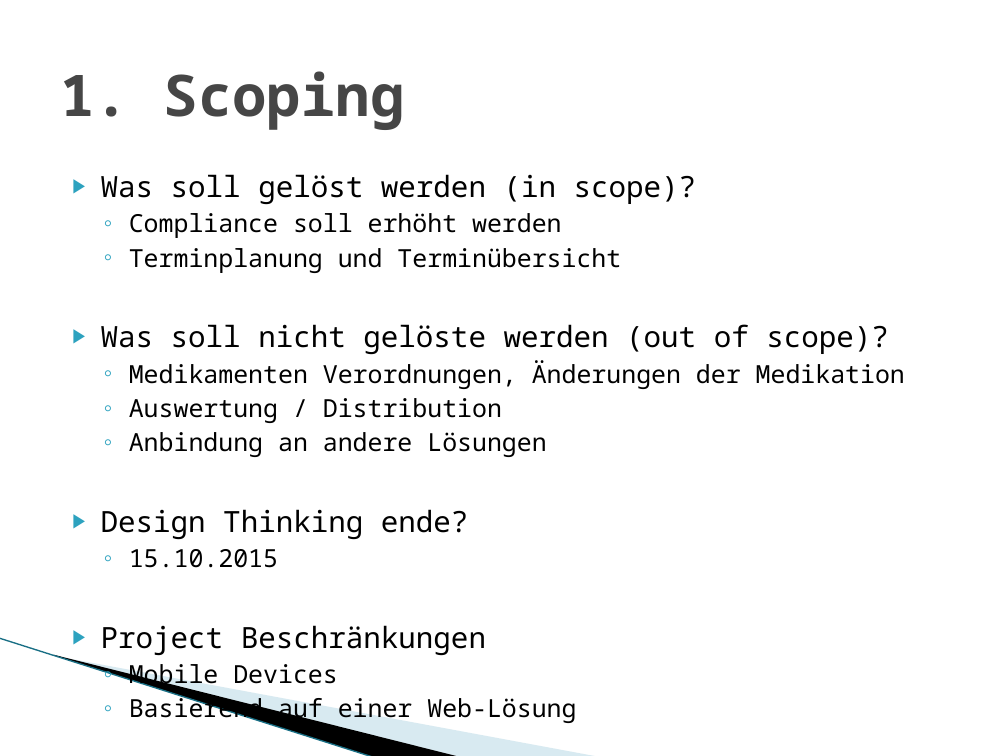
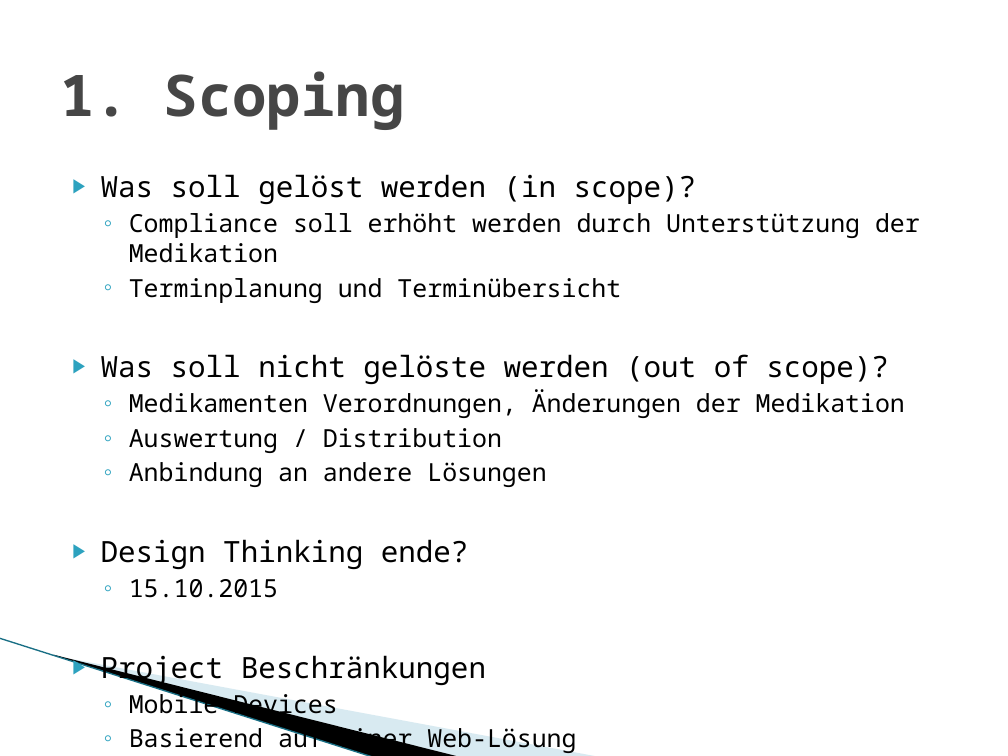
Before and after one commit to MarwinPhilips/ch.bfh.btx8081.w2015.schwarz, a slide deck: slide 3 of Documents/Task 3/Task 03 Design Thinking.pptx. Drawn at 1008x756 pixels with LibreOffice and Linux fonts; fonts in the diff are those of the drawing; background and template pictures are left out. Boxes give left, top, right and bottom in pixels: in the first picture for what was removed or moved away, otherwise in the second. Text is boxed around its words. In the diff, an @@ line names an element or a change of style, - is before the commit and + after.

```diff
--- a/Documents/Task 3/Task 03 Design Thinking.pptx
+++ b/Documents/Task 3/Task 03 Design Thinking.pptx
@@ text at (129,213,920,263): text changed @@
-  ◦ Compliance soll erhöht werden
+  ◦ Compliance soll erhöht werden durch Unterstützung der Medikation
```
